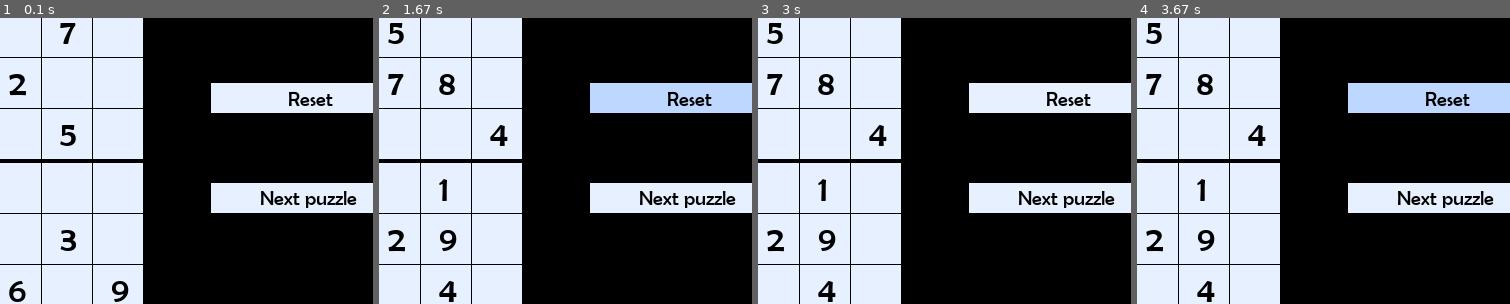
Above: before the commit, frames 1-4 (left to right).
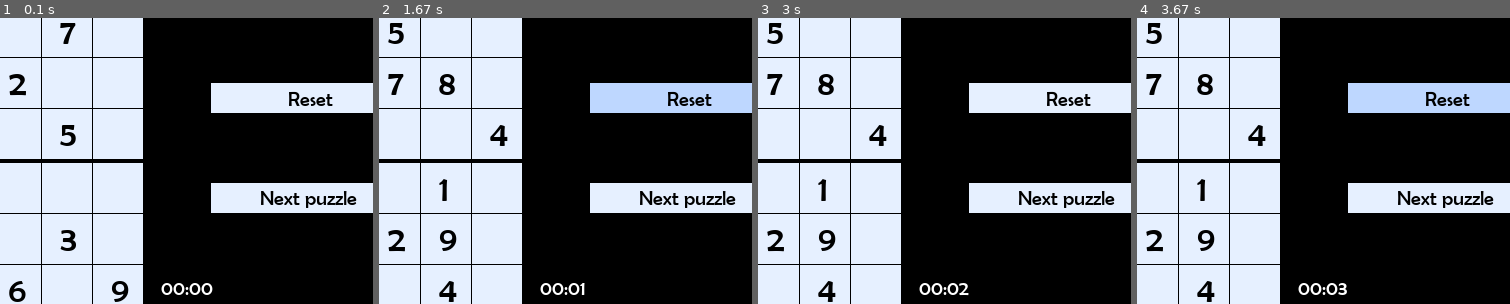
Above: after the commit, the same moments.

Repository: bafyle/Sudoku-game-using-Pygame
Game: pygame game, started from sudoku.py
The game is run twice, just before and just after one commit, with the same random seed, the same clock (stepped at 60 frames per second) and the same inputs.
Inputs (mouse positions are % of the whole screen's width and height, from its top left):
- Up to frame 1 (0.1 s): no input
- Up to frame 2 (1.67 s): click (86, 27) at 0.38 s; click (86, 62) at 0.72 s; click (86, 44) at 1.05 s; click (24, 12) at 1.38 s
- Up to frame 3 (3 s): click (86, 9) at 1.72 s; click (47, 78) at 2.05 s; click (49, 33) at 2.38 s; click (37, 29) at 2.72 s
- Up to frame 4 (3.67 s): click (80, 41) at 3.05 s; click (91, 42) at 3.38 s
The pictures show only the part of the screen within x 44-94%, y 30-80%; the shares and areas given below are measured in that part.

The runs differ from the first frame. In frame 1, 0.3% of the frame differs, in the area x 43-58%, y 92-97%; in frame 2, 0.3%; in frame 3, 0.3%; in frame 4, 0.3%.

Commit message:
Added a timer and fixed some bugs

Diff:
--- a/sudoku.py
+++ b/sudoku.py
@@ -177,29 +177,47 @@
         y += 51
         x = 0
         newCellsList.append(innerList)
-    # else:
-    #     for i in range(9):
-    #         for j in range(9):
-    #             number = puzzleList[i][j]
-    #             cellsList[i][j].number = number
     return newCellsList
 
 def refreshBoard(cellsList: list, puzzle: list) -> list:
+    # insert a number a cell and return the new cellsList
     for i in range(9):
         for j in range(9):
             number = puzzle[i][j]
             cellsList[i][j].number = number
     return cellsList
 
+
 def isFull(puzzle: list) -> bool:
+    # check if the the puzzle is full
     for i in range(9):
         for j in range(9):
             if puzzle[i][j] == 0:
                 return False
     return True
 
+
+def getTimeInString(seconds: int) -> str:
+    # this function takes a number of seconds and convert it
+    # 00:00 foramt
+    minute = seconds // 60
+    seconds -= minute*60
+
+    second = seconds
+    if minute < 10:
+        returnString = "0" + str(minute)
+    else:
+        returnString = str(minute)
+    if second < 10:
+        returnString += ":0" + str(second)
+    else:
+        returnString += ":" + str(second)
+
+    return returnString
+
 def draw(win: pygame.Surface, game_font: pygame.freetype.Font) -> None:
     pass
+
 
 def main():
     pygame.init()
@@ -224,23 +242,28 @@
         GetAnotherPuzzleButton("Next puzzle", (550, 350, 200, 30), win),
     ]
 
-
     # load a random puzzle
     currentPuzzleIndex = random.randint(1, 100)
     originalPuzzle = buttons[3].onClicked(currentPuzzleIndex)
-    puzzle = list(originalPuzzle)
+    puzzle = buttons[3].onClicked(currentPuzzleIndex)
 
     # initialize the cells
     cells = []
     cells = initializeBoard(puzzle, win)
 
+    # storing the selected cell to change its color
     selectedCell = None
     indexOfCurrentCell = tuple()
 
+    # a notification system to tell user if his answer is right or wrong
     notificationString = ""
     showNotification = False
     notificationTimer = time.time()
 
+    # a timer to tell user how much time he spent
+    timerStart = time.time()
+    renderString = "00:00"
+    timer = 0
 
     # main loop
     running = True
@@ -290,14 +313,15 @@
 
                     # show answer button
                     elif buttons[1].rect.collidepoint(pygame.mouse.get_pos()):
-                        puzzle = list(originalPuzzle)
+                        puzzle = buttons[3].onClicked(currentPuzzleIndex)
                         buttons[1].onClicked(puzzle)
                         cells = refreshBoard(cells, puzzle)
 
                     # reset button
                     elif buttons[2].rect.collidepoint(pygame.mouse.get_pos()):
+
                         puzzle = buttons[3].onClicked(currentPuzzleIndex)
-                        originalPuzzle = list(puzzle)
+                        originalPuzzle = buttons[3].onClicked(currentPuzzleIndex)
                         cells = initializeBoard(puzzle, win)
 
                     # next puzzle button
@@ -309,6 +333,8 @@
                         originalPuzzle = buttons[3].onClicked(newIndex)
                         puzzle = list(originalPuzzle)
                         cells = initializeBoard(puzzle, win)
+                        timer = 0
+                        renderString = "00:00"
 
             # if the user pressed a key on the keyboard
             # and that key is 1 -> 9 numpad key and the selected cell
@@ -321,10 +347,6 @@
                         if cells[r][c].empty:
                             puzzle[r][c] = event.key + 1 - pygame.K_KP1
                             cells = refreshBoard(cells, puzzle)
-                            if isFull(puzzle):
-                                buttons[0].Enable = True
-                            else:
-                                buttons[0].Enable = False
 
 
         if pygame.mouse.get_pos() > (540, 0):
@@ -359,6 +381,15 @@
             if notificationTimerEnd - notificationTimer >= 2:
                 showNotification = False
 
+        #drawing timer
+        timerEnd = time.time()
+        if timerEnd - timerStart >= 1:
+            timer += 1
+            renderString = getTimeInString(timer)
+            timerStart = time.time()
+
+        game_font.render_to(win, (500, 450), renderString, (255, 255, 255))
+
         game_font.render_to(win, (15, 560), "Made with love <3 by Andrew", (255, 82, 113))
         game_font.size = 36
 
@@ -366,6 +397,6 @@
         pygame.display.flip()
 
 
-# if we imported this file don't execute it
+# if this file is imported, don't execute
 if __name__ == "__main__":
     main()
